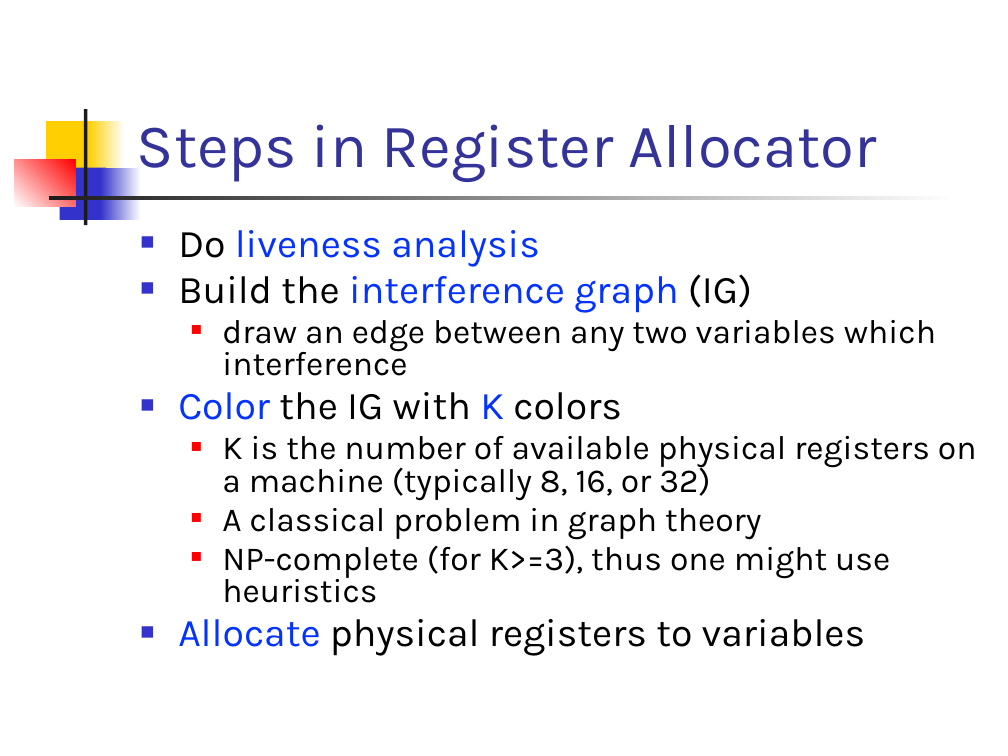
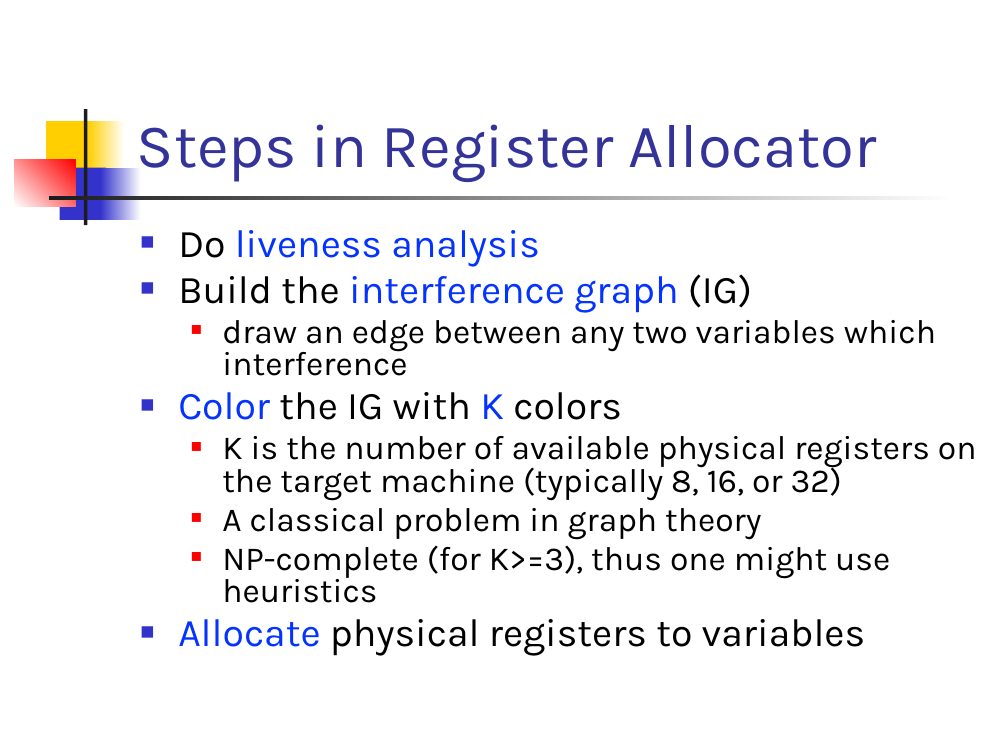
Before and after one commit to csslab-ustc/csslab-ustc.github.io, a slide deck: slide 17 of courses/compiler/slides/lec18-reg-alloc-gc.pptx. Drawn at 1008x756 pixels with LibreOffice and Linux fonts; fonts in the diff are those of the drawing. Boxes give left, top, right and bottom in pixels: in the first picture for what was removed or moved away, otherwise in the second. Text is boxed around its words. In the diff, an @@ line names an element or a change of style, - is before the commit and + after.

```diff
--- a/courses/compiler/slides/lec18-reg-alloc-gc.pptx
+++ b/courses/compiler/slides/lec18-reg-alloc-gc.pptx
@@ text at bbox=[222, 436, 977, 501]: text changed @@
-  ■ K is the number of available physical registers on a machine (typically 8, 16, or 32)
+  ■ K is the number of available physical registers on the target machine (typically 8, 16, or 32)
```
Also in this commit, not shown: 19 other slides changed, 15 slides added, 28 other files.
